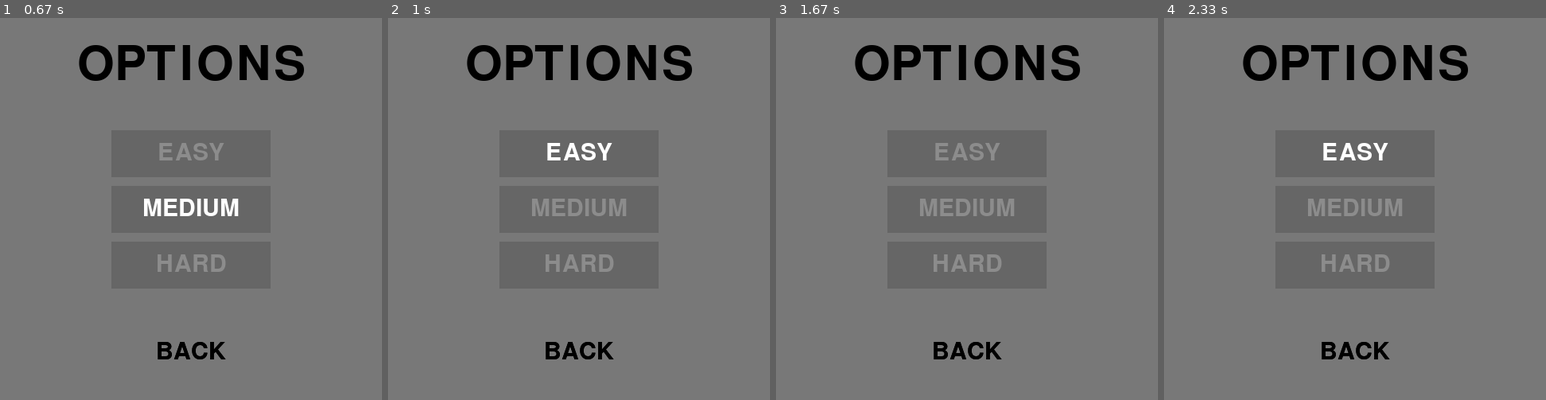
Above: before the commit, frames 1-4 (left to right).
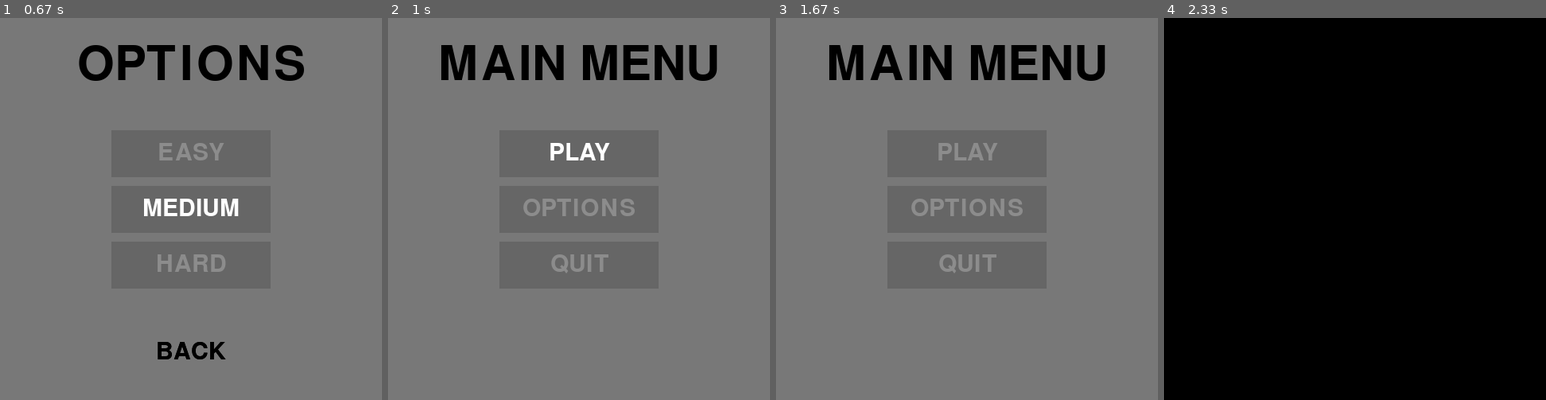
Above: after the commit, the same moments.

Repository: EricNohara/PyGame-Snake
Game: pygame game, started from snake.py
Same seed, same stepped clock (60 frames per second), same inputs: the game is played once before the commit and once after it.
Inputs (mouse positions are in pixels of both pictures, inside the frame that each line leads up to):
- Up to frame 1 (0.67 s): click (191, 209) at 0.38 s
- Up to frame 2 (1 s): click "EASY" at 0.72 s
- Up to frame 3 (1.67 s): tap Enter at 1 s; click (1104, 342) at 1.38 s
- Up to frame 4 (2.33 s): click (1355, 151) at 2.22 s, where only the run after the commit has a clickable "PLAY"

Frame 1 is identical in both runs. In frame 2, 5.8% of the frame differs, in the area x 13-87%, y 7-90%; in frame 3, 5.6%; in frame 4, 97%, in the area x 0-100%, y 0-100%.

Commit message:
extended escape keyboard shortcut to exiting out of the app and exiting out of options menu

Diff:
--- a/snake.py
+++ b/snake.py
@@ -199,15 +199,21 @@
             if event.type == pg.QUIT:
                 pg.quit()
                 sys.exit()
+            if event.type == pg.KEYDOWN:
+                if event.key == pg.K_ESCAPE:
+                    main_menu()
             if event.type == pg.MOUSEBUTTONDOWN:
                 if OPTIONS_BACK.checkForInput(OPTIONS_MOUSE_POS):
                     main_menu()
                 if EASY_BUTTON.checkForInput(OPTIONS_MOUSE_POS):
                     difficulty_setting = 6
+                    main_menu()
                 if MEDIUM_BUTTON.checkForInput(OPTIONS_MOUSE_POS):
                     difficulty_setting = 10
+                    main_menu()
                 if HARD_BUTTON.checkForInput(OPTIONS_MOUSE_POS):
                     difficulty_setting = 14
+                    main_menu()
 
         pg.display.update()
 
@@ -239,6 +245,10 @@
             if event.type == pg.QUIT:
                 pg.quit()
                 sys.exit()
+            if event.type == pg.KEYDOWN:
+                if event.key == pg.K_ESCAPE:
+                    pg.quit()
+                    sys.exit()
             if event.type == pg.MOUSEBUTTONDOWN:
                 if PLAY_BUTTON.checkForInput(MENU_MOUSE_POS):
                     play()
